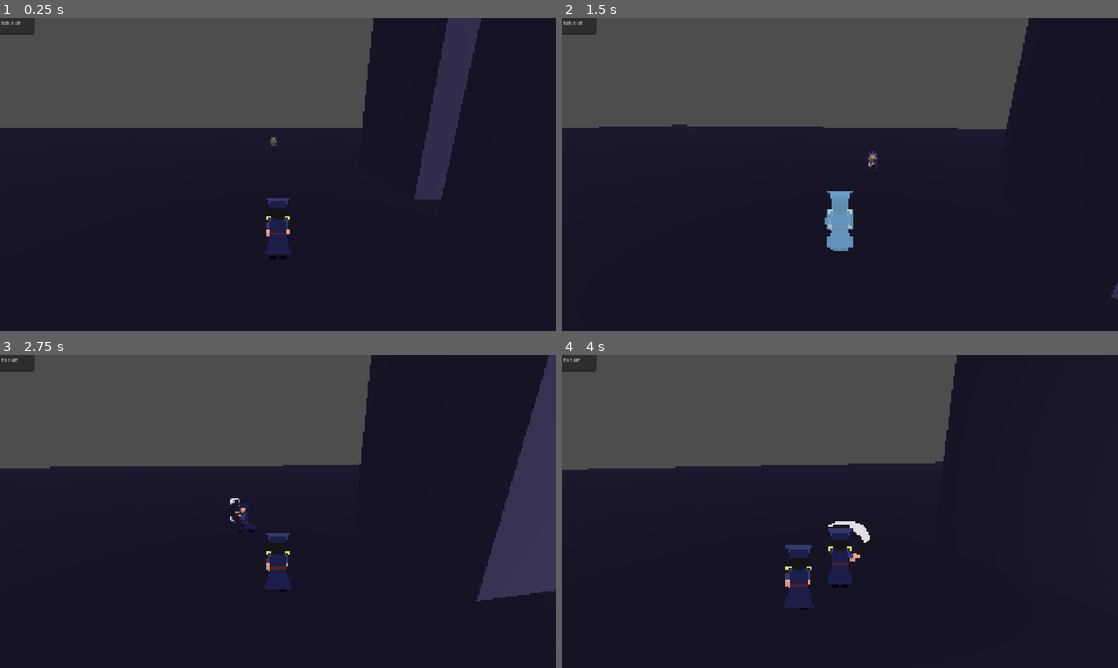
Above: before the commit, frames 1-4 (two rows, left to right).
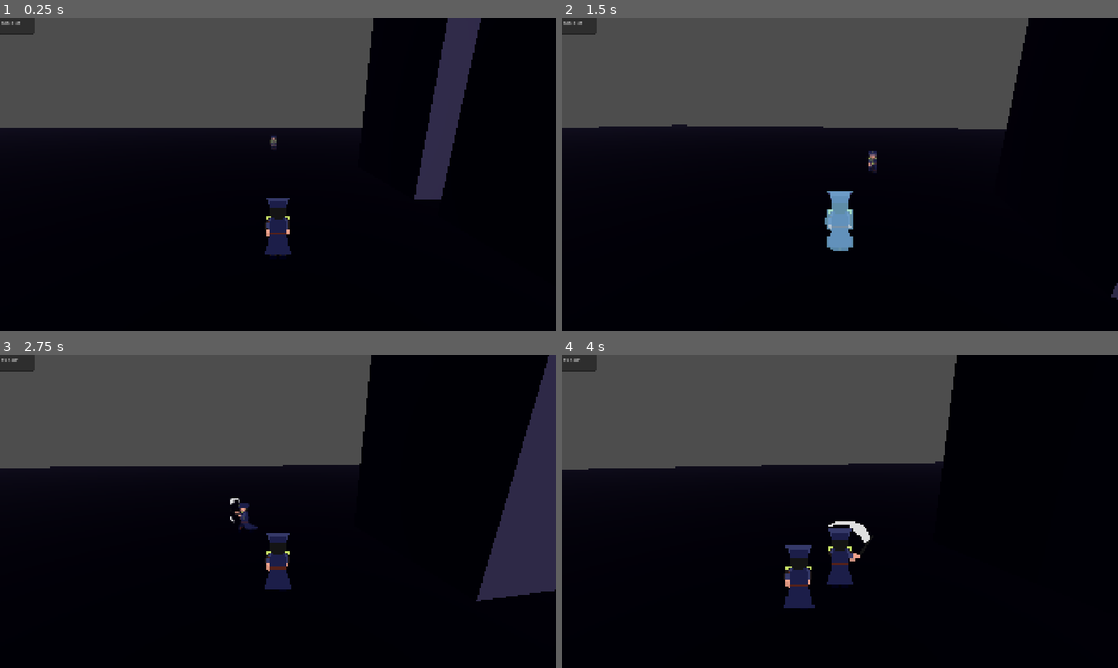
Above: after the commit, the same moments.

Repository: zenrythebard/dinamik_21_gamejam
Game: Godot game, scene res://test_assets/test_3d.tscn
Two runs of this game, one before a commit and one after it. Both use one fixed random seed, a clock stepped at 60 frames per second and the inputs below. This scene is started directly instead of the project's main scene.
Inputs (mouse positions are in pixels of both pictures, inside the frame that each line leads up to):
- Up to frame 1 (0.25 s): no input
- Up to frame 2 (1.5 s): tap Enter (ui_accept) at 0.5, 0.77 s; move the mouse to (867, 174) at 0.52 s; hold W (walk_forward) from 0.53 s (still down); click (867, 174) at 0.6 s; move the mouse to (812, 174) at 1.27 s; tap Shift (dash) at 1.35 s
- Up to frame 3 (2.75 s): keep holding W (walk_forward); tap Enter (ui_accept) at 1.52 s; move the mouse to (289, 505) at 2.02 s; click (289, 505) at 2.1 s
- Up to frame 4 (4 s): keep holding W (walk_forward); move the mouse to (834, 517) at 2.77 s; tap Shift (dash) at 2.85 s; tap Enter (ui_accept) at 3.02, 3.77 s; move the mouse to (878, 514) at 3.52 s; click (878, 514) at 3.6 s

The runs differ from the first frame. In frame 1, 71% of the frame differs, in the area x 0-100%, y 0-100%; in frame 2, 68%; in frame 3, 69%; in frame 4, 72%.

Commit message:
testing

Diff:
--- a/test_assets/test_3d.tscn
+++ b/test_assets/test_3d.tscn
@@ -46,7 +46,7 @@
 light_color = Color(0.23137255, 0.20784314, 0.34901962, 1)
 light_indirect_energy = 5.132
 light_volumetric_fog_energy = 1.2
-light_angular_distance = 45.89
+light_angular_distance = 14.18
 light_specular = 7.04
 light_bake_mode = 1
 
@@ -136,3 +136,4 @@
 transform = Transform3D(1, 0, 0, 0, 1, 0, 0, 0, 1, -0.42801857, 1.7996109, -13.626884)
 target = NodePath("../Player")
 base_speed = 2.5
+base_health = 50.0
